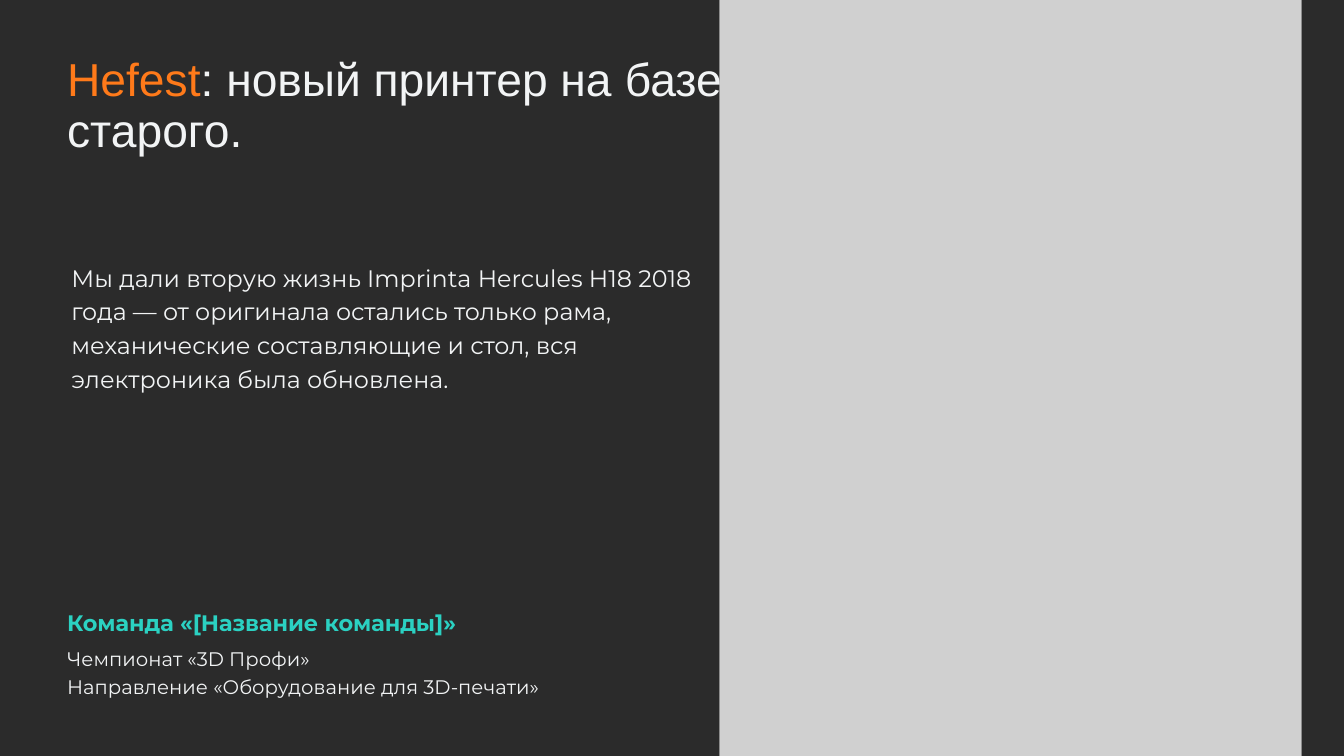
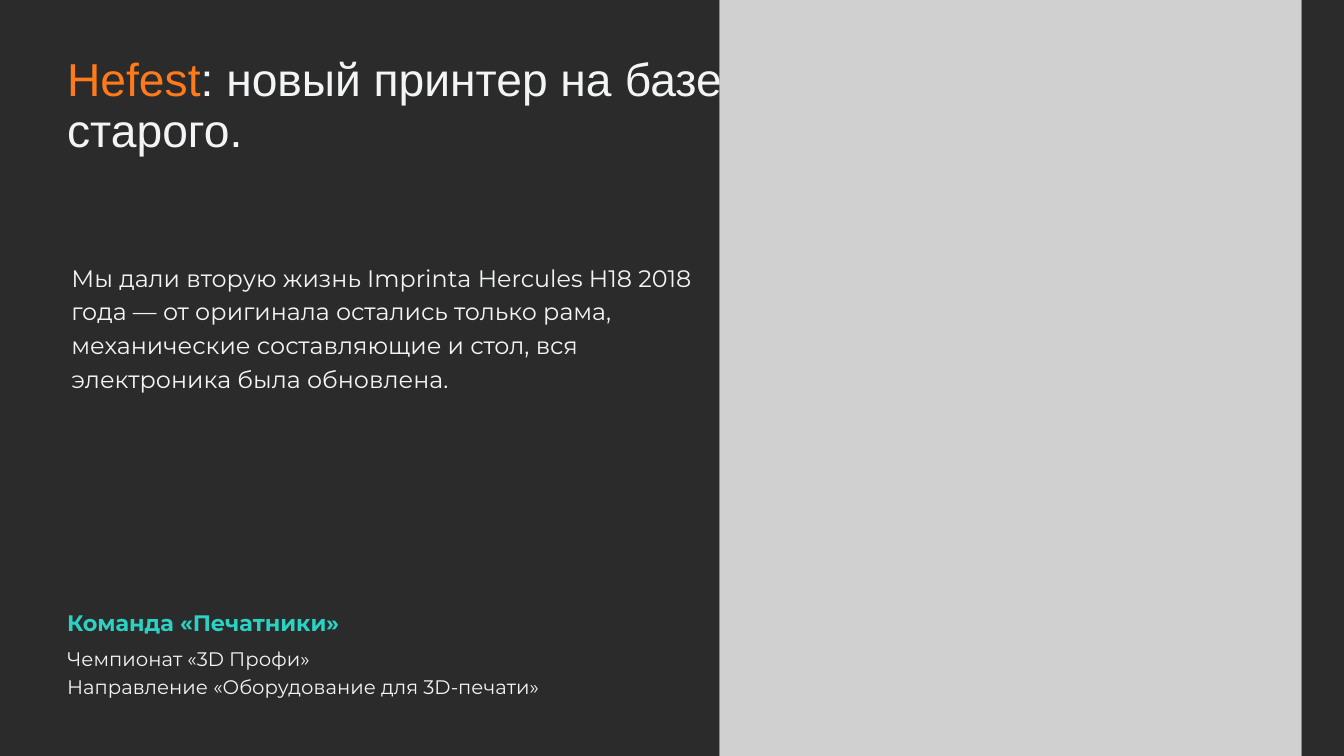
Before and after one commit to pmixay/3d-project, a slide deck: slide 1 of submission/Hefest_prezentaciya.pptx. Drawn at 1344x756 pixels with LibreOffice and Linux fonts; fonts in the diff are those of the drawing; grey boxes stand for pictures; background and template pictures are left out; a plain dark background stands for a picture behind light text. Boxes give left, top, right and bottom in pixels: in the first picture for what was removed or moved away, otherwise in the second. Text is boxed around its words. In the diff, an @@ line names an element or a change of style, - is before the commit and + after.

```diff
--- a/submission/Hefest_prezentaciya.pptx
+++ b/submission/Hefest_prezentaciya.pptx
@@ text at (x1=67, y1=615, x2=339, y2=634): text changed @@
-Команда «[Название команды]»
+Команда «Печатники»
```
Also in this commit, not shown: 1 other slide changed, 13 other files.
